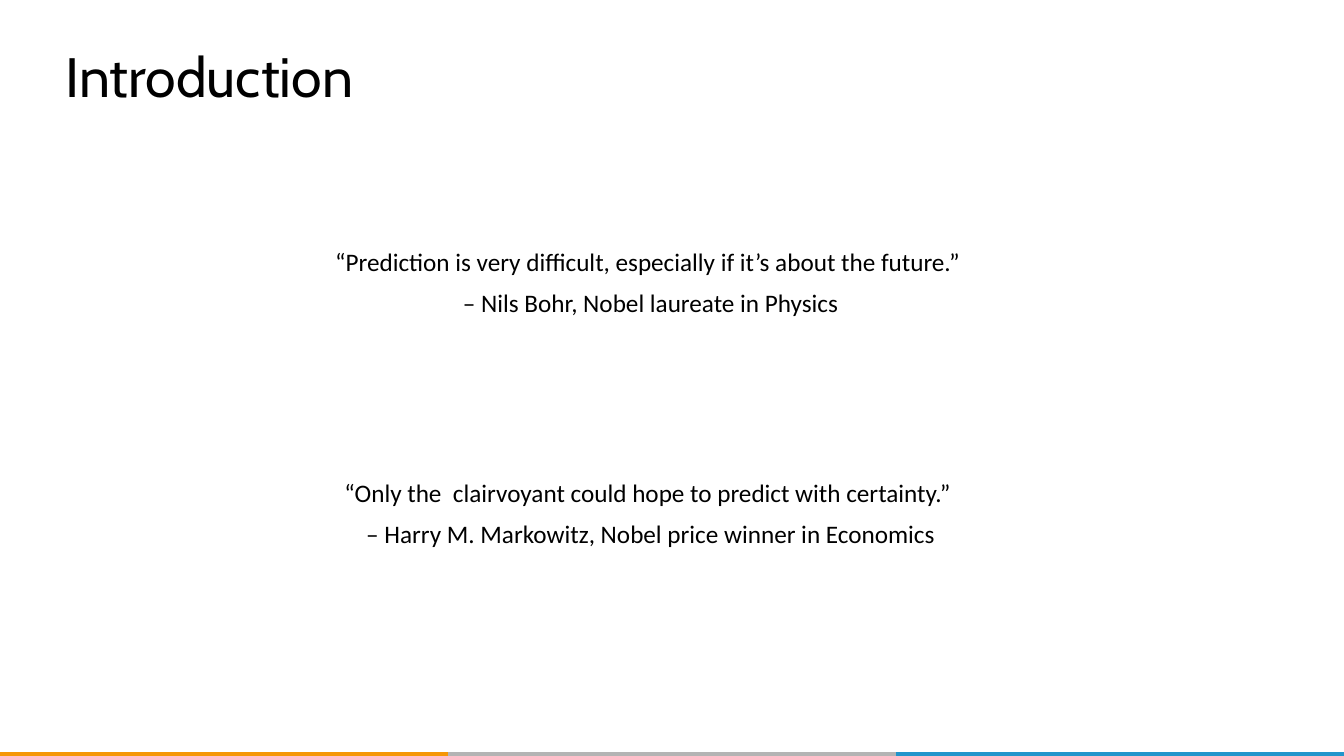
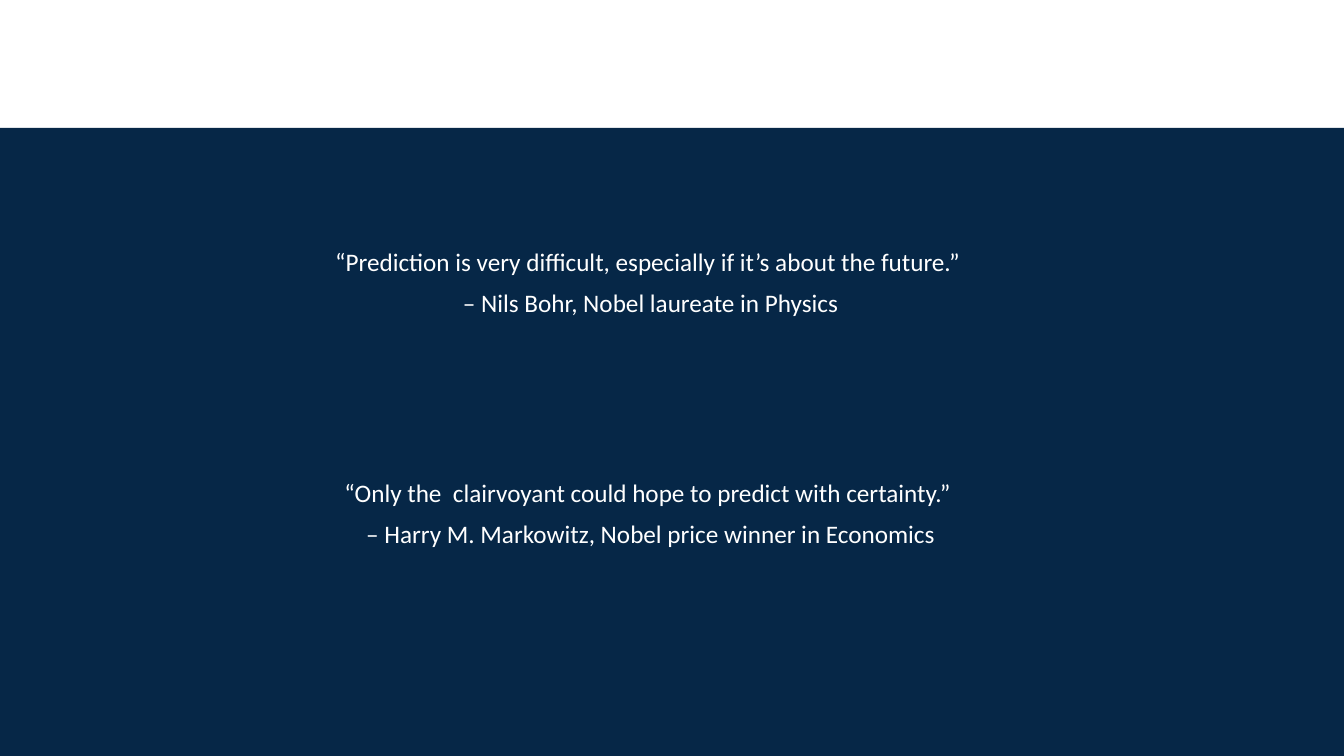
Before and after one commit to QUER01/FinanceModule, a slide deck: slide 2 of docs/dlw_conference_presentation.pptx (slide 3 before the commit). Drawn at 1344x756 pixels with LibreOffice and Linux fonts; fonts in the diff are those of the drawing; background and template pictures are left out. Boxes give left, top, right and bottom in pixels: in the first picture for what was removed or moved away, otherwise in the second. Text is boxed around its words. In the diff, an @@ line names an element or a change of style, - is before the commit and + after.

```diff
--- a/docs/dlw_conference_presentation.pptx
+++ b/docs/dlw_conference_presentation.pptx
@@ title removed at <box>66,55,353,98</box> @@
-Introduction
@@ rectangle added at <box>0,128,1344,756</box>, fill #062747 @@
@@ text "“Prediction is very difficult, especially ..." at <box>335,253,960,316</box>: text colour #000000 to #FFFFFF @@
@@ text "“Only the clairvoyant could hope ..." at <box>344,484,950,547</box>: text colour #000000 to #FFFFFF @@
```
Also in this commit, not shown: 27 other slides changed, 4 slides added, 1 other file.
